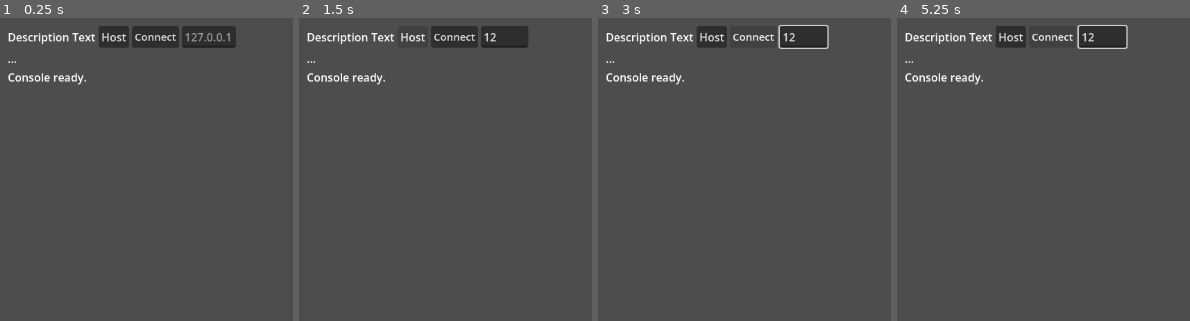
Above: before the commit, frames 1-4 (left to right).
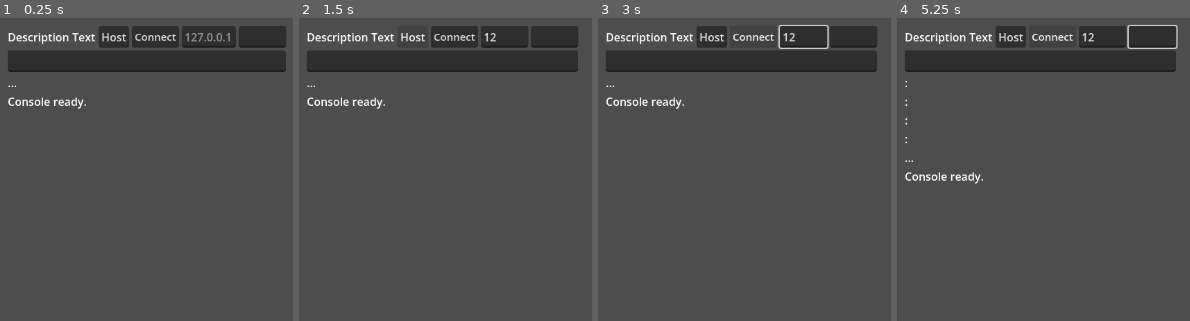
Above: after the commit, the same moments.

Repository: Callerer/gnatsing
Game: Godot game, scene res://multiplayer.tscn
The game is run twice, just before and just after one commit, with the same random seed, the same clock (stepped at 60 frames per second) and the same inputs. The engine's default icon, where the game draws it, is replaced by a stand-in: a white triangle on a blue panel in a dark square.
Inputs (mouse positions are in pixels of both pictures, inside the frame that each line leads up to):
- Up to frame 1 (0.25 s): no input
- Up to frame 2 (1.5 s): click (507, 36) at 0.52 s; type "12" at 0.6 s; click "Host" at 1.25 s
- Up to frame 3 (3 s): click "Connect" at 2 s; hold Right (ui_right) from 2.78 s (still down); tap Alt at 2.85 s
- Up to frame 4 (5.25 s): tap Enter at 3.5, 3.6, 4.55, 5 s; release Right (ui_right) at 3.53 s; hold Down (ui_down) 3.53-4.28 s; tap Space at 4.25 s; hold Right (ui_right) 4.28-5.03 s; tap Alt at 4.35 s; hold Up (ui_up) from 5.03 s (still down); tap Shift at 5.1 s

The runs differ from the first frame. In frame 1, 8.5% of the frame differs, in the area x 2-98%, y 2-31%; in frame 2, 8.4%; in frame 3, 8.4%; in frame 4, 8.8%, in the area x 2-96%, y 2-55%.

Commit message:
initial commit

Diff:
--- a/multiplayer.gd
+++ b/multiplayer.gd
@@ -1,13 +1,27 @@
 extends Node
+
+var player_name = ""
+@export var player_scene: PackedScene
 
 func _ready() -> void:
 	multiplayer.peer_connected.connect(peer_connect_callback)
 
-func _process(_delta: float) -> void:
-	pass
-
+# when peer joins
 func  peer_connect_callback(id):
 	$UI/VBoxContainer/InGameConsole.console("Player with id %d has joined."%[id])
+
+#console log for ALL instances [awesome concept of rpc btw!]
+@rpc("any_peer","call_local")
+func rpc_console_log(text):
+	$UI/VBoxContainer/InGameConsole.console(text)
+
+
+func _input(event):
+	if event is InputEventKey and event.pressed:
+		if event.keycode == KEY_ENTER:
+			chat()
+
+
 
 func _on_host_pressed() -> void:
 	# create a multiplayer instance
@@ -23,6 +37,8 @@
 
 	multiplayer.multiplayer_peer = peer
 	print("Starting game as a server")
+	_add_player()
+	start_game()
 
 
 func _on_connect_pressed() -> void:
@@ -39,3 +55,19 @@
 
 	multiplayer.multiplayer_peer = peer
 	print("Starting game as a client")
+	_add_player()
+	start_game()
+
+func  _add_player():
+	var player = player_scene.instantiate()
+	call_deferred("add_child",player)
+
+func start_game():
+	player_name = $UI/VBoxContainer/NetworkOprions/Name.text
+
+func chat():
+	var chatbox = $UI/VBoxContainer/ChatBox
+	var chatbox_string = chatbox.text
+	chatbox.clear()
+	chatbox_string = player_name + ": " + chatbox_string
+	rpc_console_log.rpc(chatbox_string)
--- a/multiplayer.tscn
+++ b/multiplayer.tscn
@@ -1,10 +1,12 @@
 [gd_scene format=3 uid="uid://bldius13x066s"]
 
 [ext_resource type="Script" uid="uid://d2nakroipn2s5" path="res://multiplayer.gd" id="1_a1yi3"]
+[ext_resource type="PackedScene" uid="uid://yg8l1ucir0t1" path="res://Player.tscn" id="2_5bi2t"]
 [ext_resource type="Script" uid="uid://mdyw5ygk1mws" path="res://in_game_console.gd" id="2_wktud"]
 
-[node name="Multiplayer" type="Node" unique_id=157485055]
+[node name="Multiplayer" type="Node2D" unique_id=1139073892]
 script = ExtResource("1_a1yi3")
+player_scene = ExtResource("2_5bi2t")
 
 [node name="UI" type="Control" parent="." unique_id=1590648576]
 layout_mode = 3
@@ -41,6 +43,12 @@
 placeholder_text = "127.0.0.1"
 expand_to_text_length = true
 
+[node name="Name" type="LineEdit" parent="UI/VBoxContainer/NetworkOprions" unique_id=1875255400]
+layout_mode = 2
+
+[node name="ChatBox" type="LineEdit" parent="UI/VBoxContainer" unique_id=352351790]
+layout_mode = 2
+
 [node name="InGameConsole" type="VBoxContainer" parent="UI/VBoxContainer" unique_id=148967624]
 layout_mode = 2
 script = ExtResource("2_wktud")
